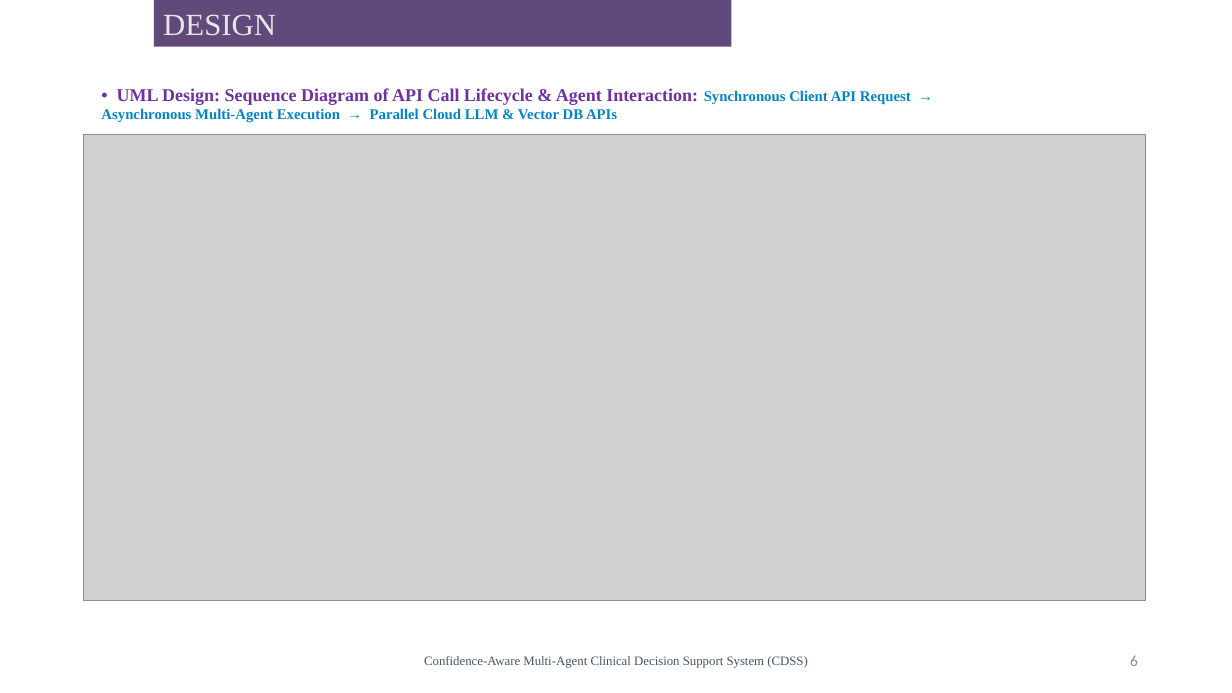
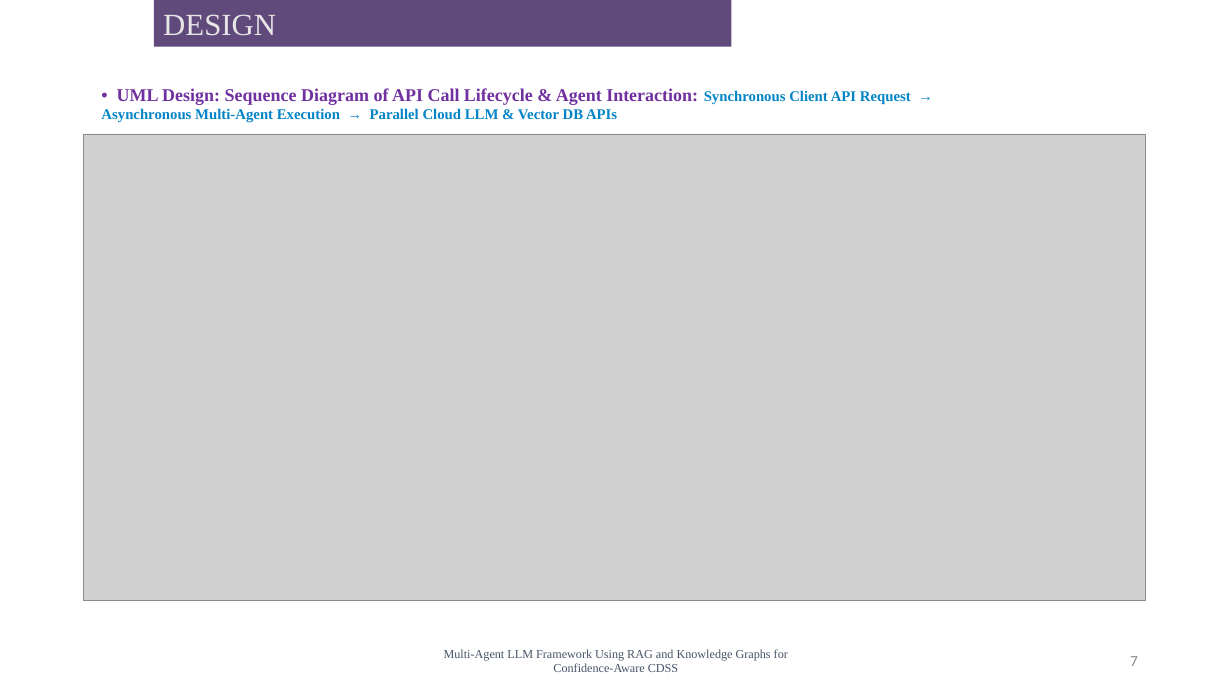
Before and after one commit to gokulohithmui/Case-Study-on-Presentations-AI_animated-project, a slide deck: slide 7 of PW1_Review2_CDSS_Presentation.pptx (slide 6 before the commit). Drawn at 1232x693 pixels with LibreOffice and Linux fonts; fonts in the diff are those of the drawing; grey boxes stand for pictures; background and template pictures are left out. Boxes give left, top, right and bottom in pixels: in the first picture for what was removed or moved away, otherwise in the second. Text is boxed around its words. In the diff, an @@ line names an element or a change of style, - is before the commit and + after.

```diff
--- a/PW1_Review2_CDSS_Presentation.pptx
+++ b/PW1_Review2_CDSS_Presentation.pptx
@@ text at box(444, 649, 788, 672): text changed; size 10 to 9.5 pt @@
-Confidence-Aware Multi-Agent Clinical Decision Support System (CDSS)
+Multi-Agent LLM Framework Using RAG and Knowledge Graphs for Confidence-Aware CDSS
@@ page number at box(1130, 656, 1138, 666): text changed @@
-6
+7
```
Also in this commit, not shown: 7 other slides changed, 1 slide added.
